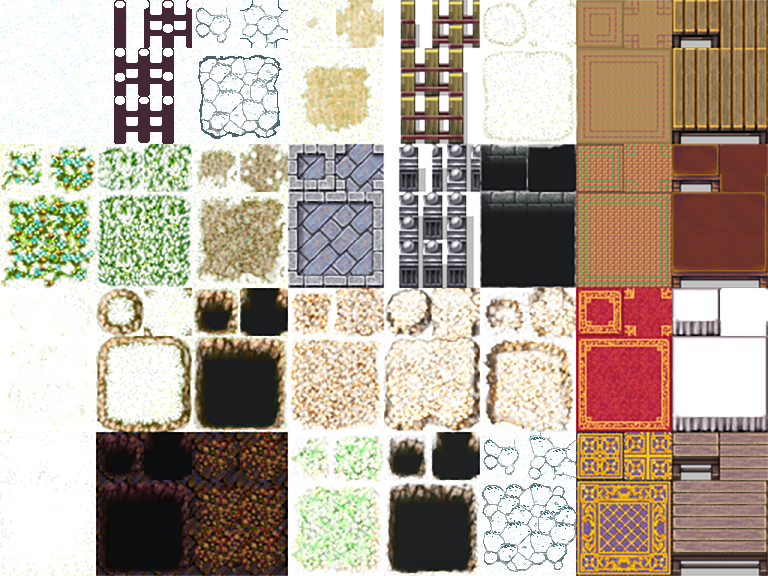
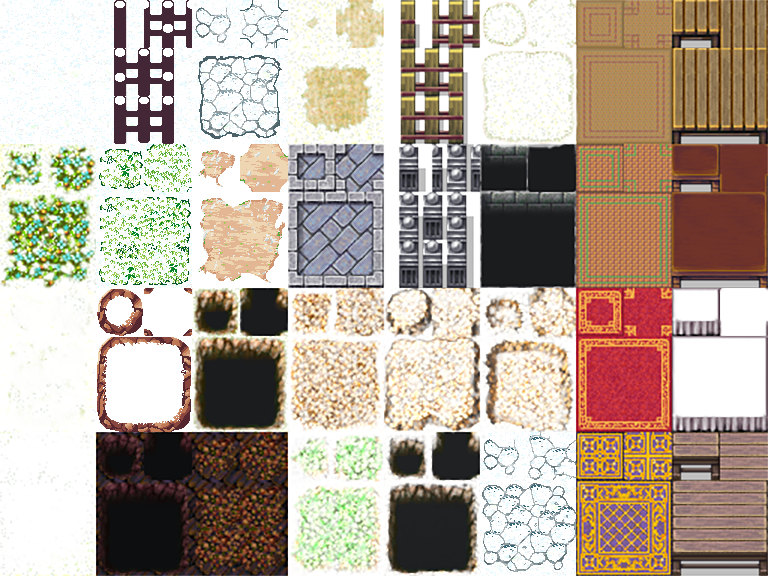
Layer changes from the first 768x576 image to the second:
added layer "SnowyGrass" above "Ramp" over bbox(96, 144, 192, 288)
added layer "Ramp" above "SnowDirt" over bbox(97, 288, 192, 432)
added layer "SnowDirt" above "Layer 1" over bbox(198, 144, 288, 283)
painted on "Layer 1" over bbox(96, 144, 288, 432)